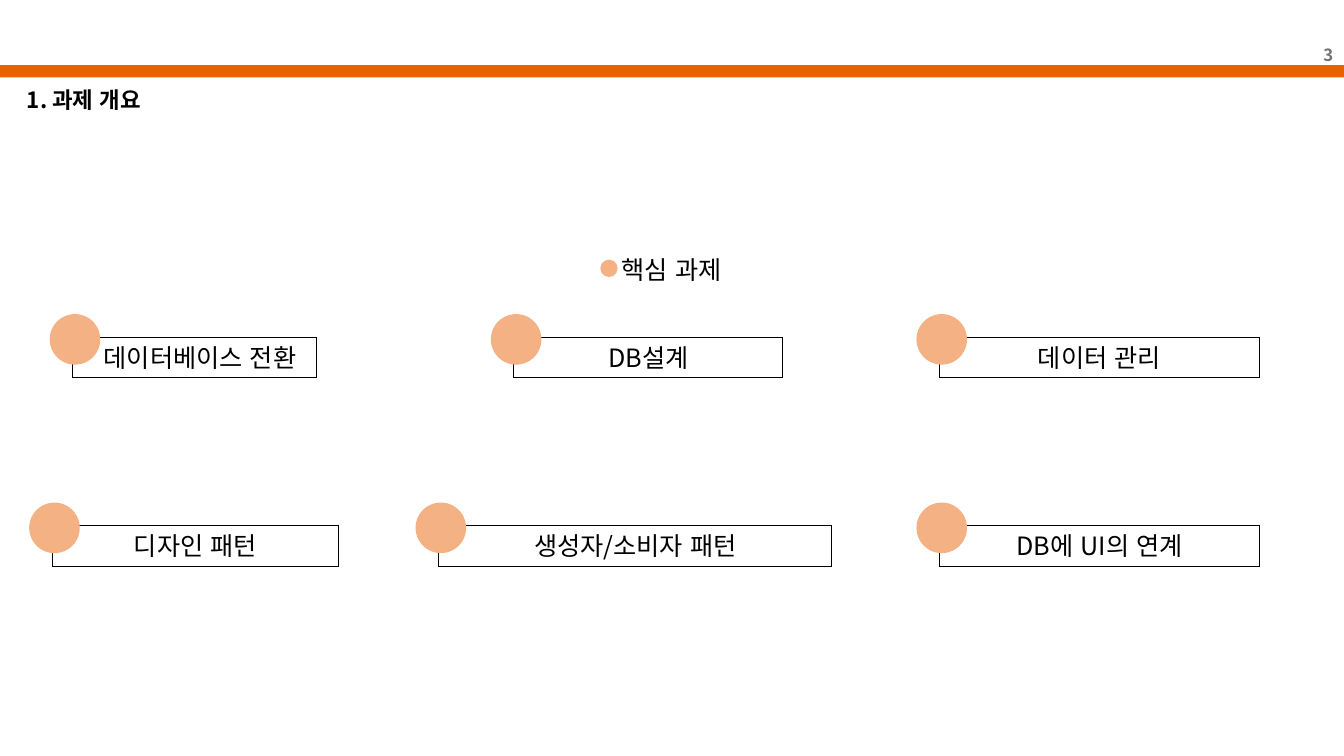
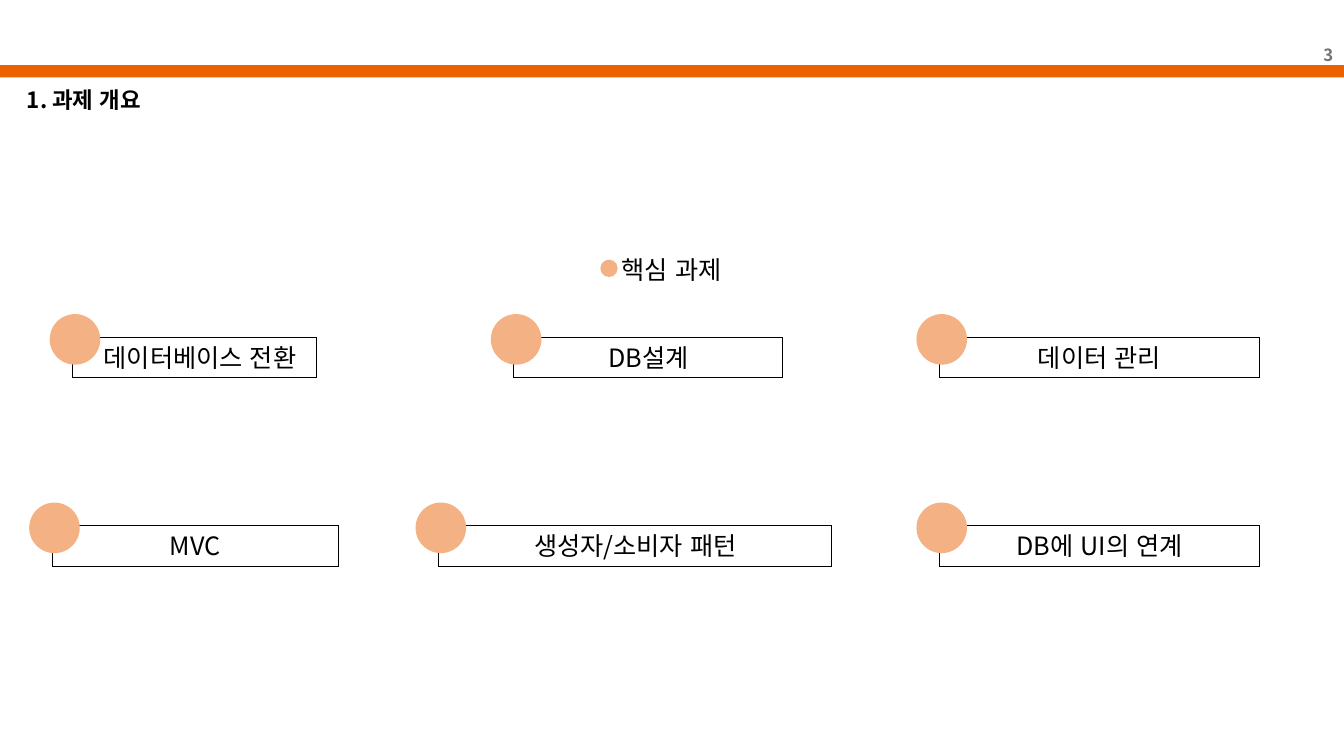
Before and after one commit to lee-jonggu/Oracle-DB, a slide deck: slide 3 of 3차 미니 프로젝트_이종구.pptx. Drawn at 1344x756 pixels with LibreOffice and Linux fonts; fonts in the diff are those of the drawing; background and template pictures are left out. Boxes give left, top, right and bottom in pixels: in the first picture for what was removed or moved away, otherwise in the second. Text is boxed around its words. In the diff, an @@ line names an element or a change of style, - is before the commit and + after.

```diff
--- a/3차 미니 프로젝트_이종구.pptx
+++ b/3차 미니 프로젝트_이종구.pptx
@@ text in rectangle at [170,536,221,556]: text changed @@
-디자인 패턴
+MVC
```
Also in this commit, not shown: 2 other slides changed, 5 slides added, 1 slide removed.
